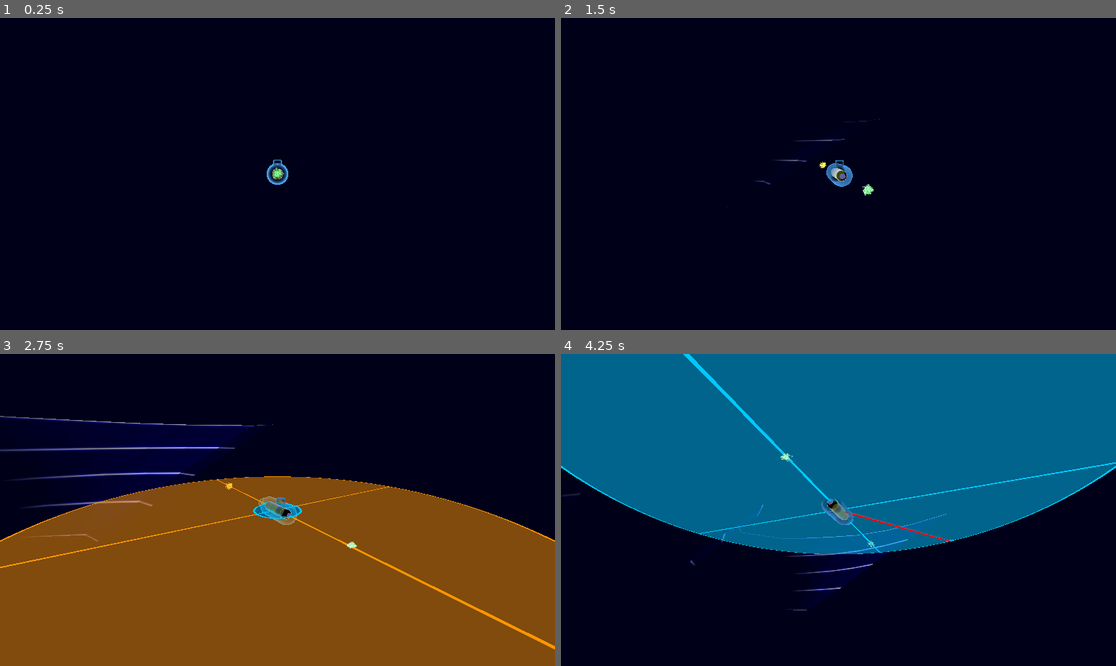
Above: before the commit, frames 1-4 (two rows, left to right).
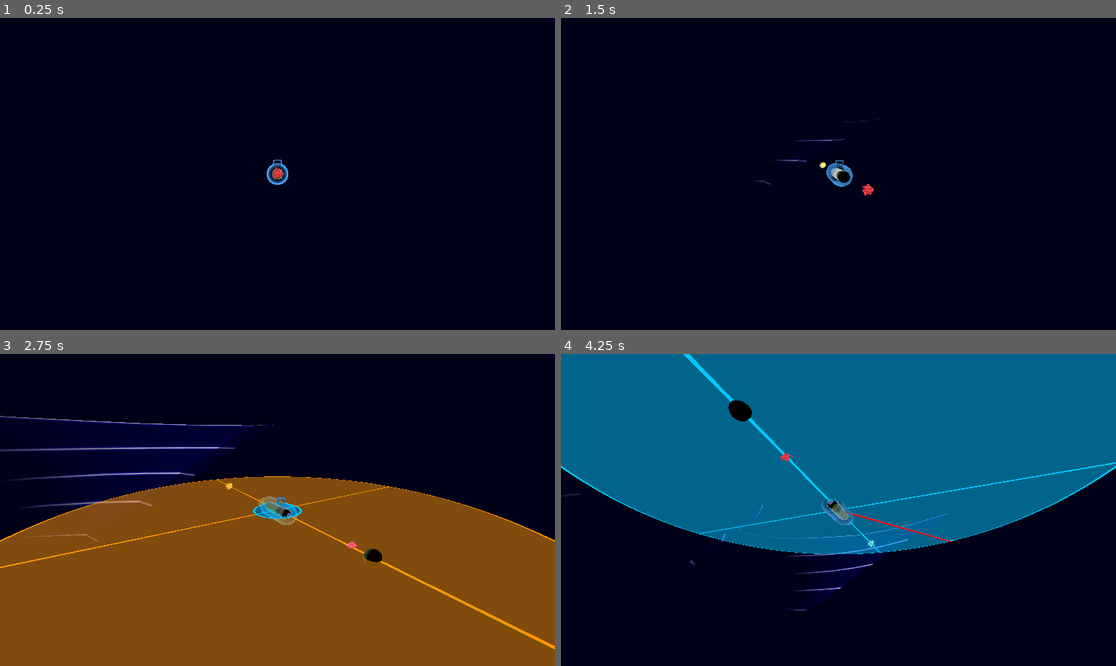
Above: after the commit, the same moments.

Repository: squirrelsoftcompany/LD57
Game: Godot game, scene res://Scenes/collisions_Test_Debug.tscn
The game is run twice, just before and just after one commit, with the same random seed, the same clock (stepped at 60 frames per second) and the same inputs. This scene is started directly instead of the project's main scene.
Inputs (mouse positions are in pixels of both pictures, inside the frame that each line leads up to):
- Up to frame 1 (0.25 s): no input
- Up to frame 2 (1.5 s): tap Enter at 0.5 s; move the mouse to (960, 158) at 0.52 s; hold Right (av_forward) 0.53-1.25 s; hold Space (mi_launch, bound only after the commit) 0.53-1.25 s; click (960, 158) at 0.67 s; drag from (727, 189) to (810, 236) at 1.27 s
- Up to frame 3 (2.75 s): move the mouse to (333, 441) at 2.02 s; hold Right (av_forward) from 2.03 s (still down); hold M (mi_toggle) from 2.03 s (still down); tap Space (mi_launch, bound only after the commit) at 2.3 s
- Up to frame 4 (4.25 s): release Right (av_forward) at 2.75 s; release M (mi_toggle) at 2.75 s; drag from (810, 572) to (672, 463) at 2.77 s; move the mouse to (1005, 556) at 3.52 s; hold Left (av_back) from 3.53 s (still down); hold Space (mi_launch, bound only after the commit) from 3.53 s (still down)

The runs differ from the first frame. In frame 1, less than 0.1% of the frame differs, in the area x 49-52%, y 47-52%; in frame 2, 0.1%; in frame 3, 0.1%; in frame 4, 0.3%, in the area x 30-57%, y 14-62%.

Commit message:
Add beacons and beacon launch. Creation of specifics shader files for some meshs

Diff:
--- /dev/null
+++ b/Material/Shader/beacon.tres
@@ -0,0 +1,27 @@
+[gd_resource type="VisualShader" load_steps=2 format=3 uid="uid://dj66je24pfai2"]
+
+[sub_resource type="VisualShaderNodeColorConstant" id="VisualShaderNodeColorConstant_g2p2t"]
+constant = Color(0.0710127, 0.253906, 0.091196, 1)
+
+[resource]
+code = "shader_type spatial;
+render_mode blend_mix, depth_draw_opaque, cull_back, diffuse_lambert, specular_schlick_ggx;
+
+
+
+
+void fragment() {
+// ColorConstant:2
+	vec4 n_out2p0 = vec4(0.071013, 0.253906, 0.091196, 1.000000);
+
+
+// Output:0
+	ALBEDO = vec3(n_out2p0.xyz);
+
+
+}
+"
+graph_offset = Vector2(-516.19, -108.47)
+nodes/fragment/2/node = SubResource("VisualShaderNodeColorConstant_g2p2t")
+nodes/fragment/2/position = Vector2(-60, 180)
+nodes/fragment/connections = PackedInt32Array(2, 0, 0, 0)
--- a/Material/Shader/sonar_return.tres
+++ b/Material/Shader/sonar_return.tres
@@ -313,7 +313,6 @@
 	var_cam_dir_world = vec3(0.0);
 }
 "
-graph_offset = Vector2(-400.383, -119.487)
 modes/blend = 1
 modes/specular = 1
 varyings/sdf_altitude_lines = "1,0"
--- /dev/null
+++ b/Material/beacon.tres
@@ -0,0 +1,7 @@
+[gd_resource type="ShaderMaterial" load_steps=2 format=3 uid="uid://dnkb66whei130"]
+
+[ext_resource type="Shader" uid="uid://dj66je24pfai2" path="res://Material/Shader/beacon.tres" id="1_yosln"]
+
+[resource]
+render_priority = 0
+shader = ExtResource("1_yosln")
--- /dev/null
+++ b/Material/energy.tres
@@ -0,0 +1,9 @@
+[gd_resource type="ShaderMaterial" load_steps=2 format=3 uid="uid://bmuf4evonw7m0"]
+
+[ext_resource type="Shader" uid="uid://cqkdq301fceow" path="res://Shaders/mine.tres" id="1_w5jgy"]
+
+[resource]
+render_priority = 0
+shader = ExtResource("1_w5jgy")
+shader_parameter/DistortionVector = Vector3(1, 1, 1)
+shader_parameter/ColorParameter = Color(0.882813, 0.857124, 0.197786, 1)
--- /dev/null
+++ b/Material/fishs.tres
@@ -0,0 +1,9 @@
+[gd_resource type="ShaderMaterial" load_steps=2 format=3 uid="uid://djnjvaelugxea"]
+
+[ext_resource type="Shader" uid="uid://cqkdq301fceow" path="res://Shaders/mine.tres" id="1_b0tl6"]
+
+[resource]
+render_priority = 0
+shader = ExtResource("1_b0tl6")
+shader_parameter/DistortionVector = Vector3(0, 0, 0)
+shader_parameter/ColorParameter = Color(0.191009, 0.272081, 0.804688, 1)
--- /dev/null
+++ b/Material/mine.tres
@@ -0,0 +1,9 @@
+[gd_resource type="ShaderMaterial" load_steps=2 format=3 uid="uid://canc04kko8af6"]
+
+[ext_resource type="Shader" uid="uid://cqkdq301fceow" path="res://Shaders/mine.tres" id="1_ise64"]
+
+[resource]
+render_priority = 0
+shader = ExtResource("1_ise64")
+shader_parameter/DistortionVector = Vector3(0, 2, 0)
+shader_parameter/ColorParameter = Color(0.804688, 0.162344, 0.198384, 1)
--- a/Material/objects.tres
+++ /dev/null
@@ -1,9 +0,0 @@
-[gd_resource type="ShaderMaterial" load_steps=2 format=3 uid="uid://djnjvaelugxea"]
-
-[ext_resource type="Shader" uid="uid://cqkdq301fceow" path="res://Shaders/mine.tres" id="1_kb25i"]
-
-[resource]
-render_priority = 0
-shader = ExtResource("1_kb25i")
-shader_parameter/DistortionVector = Vector3(1, 1, 1)
-shader_parameter/ColorParameter = Color(0.334572, 0.875, 0.376862, 1)
--- a/Scenes/Energy/energyZone.tscn
+++ b/Scenes/Energy/energyZone.tscn
@@ -1,18 +1,12 @@
-[gd_scene load_steps=9 format=3 uid="uid://cao25obr6us7l"]
+[gd_scene load_steps=8 format=3 uid="uid://cao25obr6us7l"]
 
 [ext_resource type="Script" uid="uid://bsra1b6fvbne8" path="res://Scripts/Energy/energyZone.gd" id="1_7nu2g"]
-[ext_resource type="Shader" uid="uid://cqkdq301fceow" path="res://Shaders/mine.tres" id="2_sx2dy"]
+[ext_resource type="Material" uid="uid://bmuf4evonw7m0" path="res://Material/energy.tres" id="2_sx2dy"]
 [ext_resource type="Script" uid="uid://dfkgrkkemn2lq" path="res://Scripts/Foes/foes_visu.gd" id="3_kevkx"]
 [ext_resource type="AudioStream" uid="uid://be7fgbfpeh3ha" path="res://SFX/Energy.mp3" id="4_sx2dy"]
 
-[sub_resource type="ShaderMaterial" id="ShaderMaterial_xbil8"]
-render_priority = 0
-shader = ExtResource("2_sx2dy")
-shader_parameter/DistortionVector = Vector3(2, 2, 2)
-shader_parameter/ColorParameter = Color(0.793685, 0.804688, 0.143396, 1)
-
 [sub_resource type="BoxMesh" id="BoxMesh_qtsk4"]
-material = SubResource("ShaderMaterial_xbil8")
+material = ExtResource("2_sx2dy")
 
 [sub_resource type="MultiMesh" id="MultiMesh_7cwmi"]
 transform_format = 1
--- a/Scenes/Foes/fishs.tscn
+++ b/Scenes/Foes/fishs.tscn
@@ -1,7 +1,7 @@
-[gd_scene load_steps=10 format=3 uid="uid://b7os2ay0p0dab"]
+[gd_scene load_steps=9 format=3 uid="uid://b7os2ay0p0dab"]
 
 [ext_resource type="Script" uid="uid://bj75nnhvkk4xg" path="res://Scripts/Foes/fishs.gd" id="1_8oyus"]
-[ext_resource type="Shader" uid="uid://cqkdq301fceow" path="res://Shaders/mine.tres" id="1_j3ulx"]
+[ext_resource type="Material" uid="uid://djnjvaelugxea" path="res://Material/fishs.tres" id="2_3unq2"]
 [ext_resource type="Script" uid="uid://dfkgrkkemn2lq" path="res://Scripts/Foes/foes_visu.gd" id="2_8oyus"]
 
 [sub_resource type="Curve3D" id="Curve3D_3unq2"]
@@ -13,14 +13,8 @@
 
 [sub_resource type="SphereShape3D" id="SphereShape3D_3unq2"]
 
-[sub_resource type="ShaderMaterial" id="ShaderMaterial_jvt65"]
-render_priority = 0
-shader = ExtResource("1_j3ulx")
-shader_parameter/DistortionVector = Vector3(1, 1, 1)
-shader_parameter/ColorParameter = Color(0.31933, 0.339817, 0.753906, 1)
-
 [sub_resource type="BoxMesh" id="BoxMesh_auc4j"]
-material = SubResource("ShaderMaterial_jvt65")
+material = ExtResource("2_3unq2")
 
 [sub_resource type="MultiMesh" id="MultiMesh_mwvl2"]
 transform_format = 1
--- a/Scenes/Foes/mine.tscn
+++ b/Scenes/Foes/mine.tscn
@@ -2,7 +2,7 @@
 
 [ext_resource type="Script" uid="uid://bvrge511tdlao" path="res://Scripts/Foes/mine.gd" id="1_qtsk4"]
 [ext_resource type="Script" uid="uid://dfkgrkkemn2lq" path="res://Scripts/Foes/foes_visu.gd" id="1_tyfw0"]
-[ext_resource type="Material" uid="uid://djnjvaelugxea" path="res://Material/objects.tres" id="2_1rt2h"]
+[ext_resource type="Material" uid="uid://canc04kko8af6" path="res://Material/mine.tres" id="2_1rt2h"]
 [ext_resource type="AudioStream" uid="uid://l4a5jgkmlffj" path="res://SFX/Explosion.mp3" id="4_1rt2h"]
 
 [sub_resource type="BoxMesh" id="BoxMesh_sw1bi"]
--- a/Scenes/beacon.tscn
+++ b/Scenes/beacon.tscn
@@ -1,30 +1,38 @@
-[gd_scene load_steps=7 format=3 uid="uid://wbh2ygobh5qw"]
+[gd_scene load_steps=9 format=3 uid="uid://wbh2ygobh5qw"]
 
-[ext_resource type="Material" uid="uid://djnjvaelugxea" path="res://Material/objects.tres" id="1_x0u1c"]
-[ext_resource type="Script" uid="uid://dfkgrkkemn2lq" path="res://Scripts/Foes/foes_visu.gd" id="2_q0lr3"]
+[ext_resource type="Script" uid="uid://bn41p57iyfsnc" path="res://Scripts/beacon.gd" id="1_q0lr3"]
+[ext_resource type="Material" uid="uid://dnkb66whei130" path="res://Material/beacon.tres" id="2_m62sl"]
 [ext_resource type="AudioStream" uid="uid://dcsab8fh063bq" path="res://SFX/Beacon_launch.mp3" id="3_m62sl"]
-
-[sub_resource type="SphereMesh" id="SphereMesh_q0lr3"]
-material = ExtResource("1_x0u1c")
-
-[sub_resource type="MultiMesh" id="MultiMesh_y73ge"]
-transform_format = 1
-instance_count = 1
-mesh = SubResource("SphereMesh_q0lr3")
-buffer = PackedFloat32Array(-221426, 8.29569e-43, -222399, 8.29569e-43, -227872, 8.29569e-43, -227651, 8.29569e-43, -228049, 8.29569e-43, -228005, 8.29569e-43)
+[ext_resource type="Shader" uid="uid://dxtkql3acyfdt" path="res://Shaders/beacon_area.tres" id="3_q0lr3"]
 
 [sub_resource type="SphereShape3D" id="SphereShape3D_xx8nj"]
 
-[node name="Beacon" type="Node3D"]
+[sub_resource type="SphereMesh" id="SphereMesh_m62sl"]
+material = ExtResource("2_m62sl")
 
-[node name="MultiMeshInstance3D" type="MultiMeshInstance3D" parent="."]
-cast_shadow = 0
-multimesh = SubResource("MultiMesh_y73ge")
-script = ExtResource("2_q0lr3")
-cube_count = 1
-cluster_radius = 0.0
+[sub_resource type="ShaderMaterial" id="ShaderMaterial_m62sl"]
+render_priority = 40
+shader = ExtResource("3_q0lr3")
 
-[node name="Area3D" type="Area3D" parent="." groups=["Mine"]]
+[sub_resource type="SphereMesh" id="SphereMesh_gqavp"]
+material = SubResource("ShaderMaterial_m62sl")
+
+[node name="Beacon" type="RigidBody3D"]
+mass = 10.0
+linear_damp = 1.0
+script = ExtResource("1_q0lr3")
+
+[node name="CollisionShape3D" type="CollisionShape3D" parent="."]
+shape = SubResource("SphereShape3D_xx8nj")
+
+[node name="MeshInstance3D" type="MeshInstance3D" parent="."]
+mesh = SubResource("SphereMesh_m62sl")
+
+[node name="MeshInstance3D" type="MeshInstance3D" parent="MeshInstance3D"]
+transform = Transform3D(10, 0, 0, 0, 10, 0, 0, 0, 10, 0, 0, 0)
+mesh = SubResource("SphereMesh_gqavp")
+
+[node name="Area3D" type="Area3D" parent="." groups=["Beacon"]]
 
 [node name="CollisionShape3D" type="CollisionShape3D" parent="Area3D"]
 shape = SubResource("SphereShape3D_xx8nj")
@@ -32,4 +40,3 @@
 [node name="BeaconSound" type="AudioStreamPlayer" parent="."]
 stream = ExtResource("3_m62sl")
 volume_db = -9.0
-bus = &"SFX"
--- a/Scenes/collisions_Test_Debug.tscn
+++ b/Scenes/collisions_Test_Debug.tscn
@@ -3,7 +3,7 @@
 [ext_resource type="Script" uid="uid://c7ga8q35vtvdu" path="res://Scripts/player.gd" id="2_hpmha"]
 [ext_resource type="PackedScene" uid="uid://dqbw1tiffrucc" path="res://Scenes/submarine.tscn" id="3_jxywu"]
 [ext_resource type="Script" uid="uid://bcblre3d3gb7m" path="res://addons/orbit_camera/orbit_camera.gd" id="4_5ahhx"]
-[ext_resource type="PackedScene" uid="uid://cyic6ghoa0be8" path="res://Scenes/moving_interaction.tscn" id="5_nntnt"]
+[ext_resource type="PackedScene" uid="uid://cyic6ghoa0be8" path="res://Scenes/IngameUI/moving_interaction.tscn" id="5_nntnt"]
 [ext_resource type="PackedScene" uid="uid://cavo4y7twdfwx" path="res://Scenes/world_environment.tscn" id="6_qojcl"]
 [ext_resource type="PackedScene" uid="uid://cr6h145xeg0sk" path="res://Scenes/Foes/mine.tscn" id="7_laals"]
 [ext_resource type="PackedScene" uid="uid://cao25obr6us7l" path="res://Scenes/Energy/energyZone.tscn" id="8_hyyws"]
--- /dev/null
+++ b/Scripts/beacon.gd
@@ -0,0 +1,6 @@
+extends Node3D
+
+@onready var beacon_sound = $BeaconSound
+
+func _ready() -> void:
+	beacon_sound.play()
--- a/Scripts/player.gd
+++ b/Scripts/player.gd
@@ -3,12 +3,16 @@
 
 @export var speed := 10.0 # m/s
 @export var angular_speed := 20 # deg/s
-
+@export var launch_max_charge := 20
+@export var launch_speed := 20
+@export var beacon_scene_path: String = "res://Scenes/beacon.tscn"
 
 @onready var _moving_interaction : MovingInteraction = $MovingInteraction
 
 
 var _selecting_movement := false
+var _launch_is_charging := false
+var _launch_charge_power := 0.0
 
 
 func _ready() -> void:
@@ -47,6 +51,18 @@
 	tween.tween_callback(func (): GlobalEventHolder.emit_signal("player_finish_moving", final_position, $Submarine.rotation))
 
 
+func _process(_delta: float) -> void:
+	if Input.is_action_pressed("mi_launch"):
+		_launch_is_charging = true
+		if _launch_charge_power < launch_max_charge:
+			_launch_charge_power += _delta
+	else:
+		if _launch_is_charging:
+			launch_beacon(_launch_charge_power)
+			_launch_is_charging = false
+			_launch_charge_power = 0.0
+	pass
+
 func _on_player_navigate_archive(_idx: int, tp: Archive.TimePoint) -> void:
 	global_position = tp.player_position
 	$Submarine.global_rotation = tp.player_rotation
@@ -72,3 +88,14 @@
 func _finish_selecting_movement() -> void:
 	_moving_interaction.visible = false
 	_selecting_movement = false
+
+func launch_beacon(power : float) -> void:
+	# Load beacon scene and create instancew
+	var beacon_scene = load(beacon_scene_path)
+	var beacon_instance = beacon_scene.instantiate()
+	get_parent().add_child(beacon_instance)
+	beacon_instance.global_transform.origin = global_transform.origin
+	var total_force = (power * launch_speed)
+	var direction = $Submarine.global_transform.basis.z.normalized()
+	beacon_instance.apply_central_impulse(direction * total_force)
+	return
--- /dev/null
+++ b/Shaders/beacon_area.tres
@@ -0,0 +1,285 @@
+[gd_resource type="VisualShader" load_steps=38 format=3 uid="uid://dxtkql3acyfdt"]
+
+[sub_resource type="VisualShaderNodeVectorFunc" id="VisualShaderNodeVectorFunc_bbbir"]
+output_port_for_preview = 0
+default_input_values = [0, Vector2(0, 0)]
+op_type = 0
+function = 4
+
+[sub_resource type="VisualShaderNodeVectorOp" id="VisualShaderNodeVectorOp_e58b3"]
+output_port_for_preview = 0
+default_input_values = [0, Vector2(0, 0), 1, Vector2(0, 0)]
+op_type = 0
+operator = 1
+
+[sub_resource type="VisualShaderNodeVec2Constant" id="VisualShaderNodeVec2Constant_onmgi"]
+output_port_for_preview = 0
+constant = Vector2(0.5, 0.5)
+
+[sub_resource type="VisualShaderNodeVectorFunc" id="VisualShaderNodeVectorFunc_63xex"]
+output_port_for_preview = 0
+default_input_values = [0, Vector2(0, 0)]
+expanded_output_ports = [0]
+op_type = 0
+function = 4
+
+[sub_resource type="VisualShaderNodeVectorLen" id="VisualShaderNodeVectorLen_4qiy3"]
+output_port_for_preview = 0
+default_input_values = [0, Vector2(0, 0)]
+op_type = 0
+
+[sub_resource type="VisualShaderNodeFloatOp" id="VisualShaderNodeFloatOp_bbbir"]
+output_port_for_preview = 0
+default_input_values = [0, 0.0, 1, 1.5]
+operator = 2
+
+[sub_resource type="VisualShaderNodeInput" id="VisualShaderNodeInput_4qiy3"]
+input_name = "time"
+
+[sub_resource type="VisualShaderNodeFloatFunc" id="VisualShaderNodeFloatFunc_bbbir"]
+output_port_for_preview = 0
+function = 0
+
+[sub_resource type="VisualShaderNodeColorConstant" id="VisualShaderNodeColorConstant_4qiy3"]
+expanded_output_ports = [0]
+constant = Color(0.114258, 0.8125, 0.194205, 1)
+
+[sub_resource type="VisualShaderNodeFloatOp" id="VisualShaderNodeFloatOp_4qiy3"]
+output_port_for_preview = 0
+default_input_values = [0, 1.0, 1, 0.8]
+operator = 2
+
+[sub_resource type="VisualShaderNodeVectorOp" id="VisualShaderNodeVectorOp_onmgi"]
+output_port_for_preview = 0
+default_input_values = [0, Vector2(0, 0), 1, Vector2(-2, -2)]
+expanded_output_ports = [0]
+op_type = 0
+operator = 2
+
+[sub_resource type="VisualShaderNodeInput" id="VisualShaderNodeInput_63xex"]
+expanded_output_ports = [0]
+input_name = "viewport_size"
+
+[sub_resource type="VisualShaderNodeFloatOp" id="VisualShaderNodeFloatOp_onmgi"]
+operator = 3
+
+[sub_resource type="VisualShaderNodeFloatOp" id="VisualShaderNodeFloatOp_60qvp"]
+default_input_values = [0, 0.0, 1, 1.0]
+operator = 2
+
+[sub_resource type="VisualShaderNodeFloatOp" id="VisualShaderNodeFloatOp_pjnvt"]
+default_input_values = [0, 0.0, 1, 1.0]
+operator = 2
+
+[sub_resource type="VisualShaderNodeVectorCompose" id="VisualShaderNodeVectorCompose_6g4vm"]
+output_port_for_preview = 0
+op_type = 0
+
+[sub_resource type="VisualShaderNodeFloatOp" id="VisualShaderNodeFloatOp_63xex"]
+default_input_values = [0, 0.0, 1, 1.0]
+operator = 1
+
+[sub_resource type="VisualShaderNodeFloatFunc" id="VisualShaderNodeFloatFunc_60qvp"]
+output_port_for_preview = 0
+function = 12
+
+[sub_resource type="VisualShaderNodeFloatOp" id="VisualShaderNodeFloatOp_4yqya"]
+output_port_for_preview = 0
+default_input_values = [0, 0.0, 1, 0.4]
+operator = 6
+
+[sub_resource type="VisualShaderNodeFloatOp" id="VisualShaderNodeFloatOp_6g4vm"]
+output_port_for_preview = 0
+operator = 1
+
+[sub_resource type="VisualShaderNodeCompare" id="VisualShaderNodeCompare_3i3bo"]
+default_input_values = [0, 0.0, 1, 1.0, 2, 1e-05]
+function = 2
+
+[sub_resource type="VisualShaderNodeSwitch" id="VisualShaderNodeSwitch_4yqya"]
+
+[sub_resource type="VisualShaderNodeInput" id="VisualShaderNodeInput_bu8fi"]
+output_port_for_preview = 0
+input_name = "screen_uv"
+
+[sub_resource type="VisualShaderNodeInput" id="VisualShaderNodeInput_bbbir"]
+input_name = "camera_position_world"
+
+[sub_resource type="VisualShaderNodeInput" id="VisualShaderNodeInput_e58b3"]
+input_name = "node_position_world"
+
+[sub_resource type="VisualShaderNodeVectorDistance" id="VisualShaderNodeVectorDistance_onmgi"]
+
+[sub_resource type="VisualShaderNodeFloatOp" id="VisualShaderNodeFloatOp_3i3bo"]
+output_port_for_preview = 0
+default_input_values = [0, 0.0, 1, 1.0]
+operator = 3
+
+[sub_resource type="VisualShaderNodeFloatConstant" id="VisualShaderNodeFloatConstant_4qiy3"]
+constant = 100.0
+
+[sub_resource type="VisualShaderNodeFloatOp" id="VisualShaderNodeFloatOp_gyk41"]
+default_input_values = [0, 0.0, 1, 2.0]
+operator = 3
+
+[sub_resource type="VisualShaderNodeFloatConstant" id="VisualShaderNodeFloatConstant_vmxb8"]
+constant = 10.0
+
+[sub_resource type="VisualShaderNodeFloatOp" id="VisualShaderNodeFloatOp_pl7sv"]
+operator = 7
+
+[sub_resource type="VisualShaderNodeFloatOp" id="VisualShaderNodeFloatOp_pu8vx"]
+operator = 6
+
+[sub_resource type="VisualShaderNodeFloatOp" id="VisualShaderNodeFloatOp_2kxie"]
+operator = 2
+
+[sub_resource type="VisualShaderNodeFloatOp" id="VisualShaderNodeFloatOp_vmxb8"]
+default_input_values = [0, 0.0, 1, 2.0]
+operator = 7
+
+[sub_resource type="VisualShaderNodeFloatOp" id="VisualShaderNodeFloatOp_bu8fi"]
+output_port_for_preview = 0
+default_input_values = [0, 0.0, 1, 0.4]
+operator = 7
+
+[sub_resource type="VisualShaderNodeFloatOp" id="VisualShaderNodeFloatOp_e58b3"]
+default_input_values = [0, 0.0, 1, 0.5]
+
+[sub_resource type="VisualShaderNodeVectorOp" id="VisualShaderNodeVectorOp_bu8fi"]
+output_port_for_preview = 0
+default_input_values = [0, Vector2(0, 0), 1, Vector2(0, 0)]
+op_type = 0
+operator = 2
+
+[resource]
+code = "shader_type spatial;
+render_mode blend_add, depth_draw_opaque, cull_back, diffuse_toon, specular_disabled, shadow_to_opacity;
+
+
+
+
+void fragment() {
+// ColorConstant:2
+	vec4 n_out2p0 = vec4(0.114258, 0.812500, 0.194205, 1.000000);
+
+
+// Input:17
+	float n_out17p0 = TIME;
+
+
+// FloatFunc:18
+	float n_out18p0 = sin(n_out17p0);
+
+
+// FloatOp:56
+	float n_in56p1 = 0.50000;
+	float n_out56p0 = n_out18p0 + n_in56p1;
+
+
+// FloatOp:35
+	float n_in35p1 = 0.40000;
+	float n_out35p0 = max(n_out56p0, n_in35p1);
+
+
+// VectorOp:9
+	vec2 n_out9p0 = vec2(n_out2p0.xy) * vec2(n_out35p0);
+
+
+// FloatOp:20
+	float n_in20p0 = 1.00000;
+	float n_out20p0 = n_in20p0 * n_out56p0;
+
+
+// FloatOp:54
+	float n_in54p1 = 0.40000;
+	float n_out54p0 = min(n_out20p0, n_in54p1);
+
+
+// Output:0
+	ALBEDO = vec3(n_out9p0, 0.0);
+	ALPHA = n_out54p0;
+
+
+}
+"
+modes/blend = 1
+modes/diffuse = 3
+modes/specular = 2
+flags/shadow_to_opacity = true
+nodes/fragment/0/position = Vector2(440, 100)
+nodes/fragment/2/node = SubResource("VisualShaderNodeColorConstant_4qiy3")
+nodes/fragment/2/position = Vector2(-400, -40)
+nodes/fragment/4/node = SubResource("VisualShaderNodeInput_bu8fi")
+nodes/fragment/4/position = Vector2(-5480, -700)
+nodes/fragment/9/node = SubResource("VisualShaderNodeVectorOp_bu8fi")
+nodes/fragment/9/position = Vector2(20, 180)
+nodes/fragment/11/node = SubResource("VisualShaderNodeVectorFunc_bbbir")
+nodes/fragment/11/position = Vector2(-5040, -740)
+nodes/fragment/12/node = SubResource("VisualShaderNodeVectorOp_e58b3")
+nodes/fragment/12/position = Vector2(-4780, -740)
+nodes/fragment/13/node = SubResource("VisualShaderNodeVec2Constant_onmgi")
+nodes/fragment/13/position = Vector2(-5040, -360)
+nodes/fragment/14/node = SubResource("VisualShaderNodeVectorFunc_63xex")
+nodes/fragment/14/position = Vector2(-4540, -740)
+nodes/fragment/15/node = SubResource("VisualShaderNodeVectorLen_4qiy3")
+nodes/fragment/15/position = Vector2(-3560, -100)
+nodes/fragment/16/node = SubResource("VisualShaderNodeFloatOp_bbbir")
+nodes/fragment/16/position = Vector2(-1740, 300)
+nodes/fragment/17/node = SubResource("VisualShaderNodeInput_4qiy3")
+nodes/fragment/17/position = Vector2(-1900, 1020)
+nodes/fragment/18/node = SubResource("VisualShaderNodeFloatFunc_bbbir")
+nodes/fragment/18/position = Vector2(-1460, 1080)
+nodes/fragment/20/node = SubResource("VisualShaderNodeFloatOp_4qiy3")
+nodes/fragment/20/position = Vector2(-640, 1220)
+nodes/fragment/22/node = SubResource("VisualShaderNodeVectorOp_onmgi")
+nodes/fragment/22/position = Vector2(-4320, -740)
+nodes/fragment/23/node = SubResource("VisualShaderNodeInput_63xex")
+nodes/fragment/23/position = Vector2(-5200, 0)
+nodes/fragment/26/node = SubResource("VisualShaderNodeFloatOp_onmgi")
+nodes/fragment/26/position = Vector2(-4360, -220)
+nodes/fragment/28/node = SubResource("VisualShaderNodeFloatOp_60qvp")
+nodes/fragment/28/position = Vector2(-3860, -720)
+nodes/fragment/29/node = SubResource("VisualShaderNodeFloatOp_pjnvt")
+nodes/fragment/29/position = Vector2(-3840, -480)
+nodes/fragment/30/node = SubResource("VisualShaderNodeVectorCompose_6g4vm")
+nodes/fragment/30/position = Vector2(-3400, -660)
+nodes/fragment/31/node = SubResource("VisualShaderNodeFloatOp_63xex")
+nodes/fragment/31/position = Vector2(-2760, -60)
+nodes/fragment/32/node = SubResource("VisualShaderNodeFloatFunc_60qvp")
+nodes/fragment/32/position = Vector2(-2520, -120)
+nodes/fragment/35/node = SubResource("VisualShaderNodeFloatOp_4yqya")
+nodes/fragment/35/position = Vector2(-420, 420)
+nodes/fragment/37/node = SubResource("VisualShaderNodeFloatOp_6g4vm")
+nodes/fragment/37/position = Vector2(-2260, -200)
+nodes/fragment/38/node = SubResource("VisualShaderNodeCompare_3i3bo")
+nodes/fragment/38/position = Vector2(-3260, -260)
+nodes/fragment/39/node = SubResource("VisualShaderNodeSwitch_4yqya")
+nodes/fragment/39/position = Vector2(-3040, -80)
+nodes/fragment/40/node = SubResource("VisualShaderNodeInput_bbbir")
+nodes/fragment/40/position = Vector2(-5380, 980)
+nodes/fragment/41/node = SubResource("VisualShaderNodeInput_e58b3")
+nodes/fragment/41/position = Vector2(-5380, 1120)
+nodes/fragment/42/node = SubResource("VisualShaderNodeVectorDistance_onmgi")
+nodes/fragment/42/position = Vector2(-4980, 1020)
+nodes/fragment/43/node = SubResource("VisualShaderNodeFloatOp_3i3bo")
+nodes/fragment/43/position = Vector2(-2100, 260)
+nodes/fragment/45/node = SubResource("VisualShaderNodeFloatConstant_4qiy3")
+nodes/fragment/45/position = Vector2(-4960, 1340)
+nodes/fragment/48/node = SubResource("VisualShaderNodeFloatOp_gyk41")
+nodes/fragment/48/position = Vector2(-4140, 1260)
+nodes/fragment/49/node = SubResource("VisualShaderNodeFloatConstant_vmxb8")
+nodes/fragment/49/position = Vector2(-4820, 1460)
+nodes/fragment/50/node = SubResource("VisualShaderNodeFloatOp_pl7sv")
+nodes/fragment/50/position = Vector2(-4760, 1080)
+nodes/fragment/51/node = SubResource("VisualShaderNodeFloatOp_pu8vx")
+nodes/fragment/51/position = Vector2(-4400, 1080)
+nodes/fragment/52/node = SubResource("VisualShaderNodeFloatOp_2kxie")
+nodes/fragment/52/position = Vector2(-3840, 1120)
+nodes/fragment/53/node = SubResource("VisualShaderNodeFloatOp_vmxb8")
+nodes/fragment/53/position = Vector2(-3540, 1140)
+nodes/fragment/54/node = SubResource("VisualShaderNodeFloatOp_bu8fi")
+nodes/fragment/54/position = Vector2(-120, 680)
+nodes/fragment/56/node = SubResource("VisualShaderNodeFloatOp_e58b3")
+nodes/fragment/56/position = Vector2(-940, 720)
+nodes/fragment/connections = PackedInt32Array(2, 0, 9, 0, 11, 0, 12, 0, 13, 0, 12, 1, 23, 1, 26, 0, 23, 2, 26, 1, 12, 0, 14, 0, 14, 0, 22, 0, 30, 0, 15, 0, 22, 2, 29, 0, 22, 1, 28, 0, 4, 0, 11, 0, 26, 0, 28, 1, 31, 0, 32, 0, 9, 0, 0, 0, 32, 0, 37, 0, 29, 0, 30, 1, 38, 0, 39, 0, 28, 0, 30, 0, 15, 0, 38, 0, 15, 0, 39, 2, 40, 0, 42, 0, 41, 0, 42, 1, 39, 0, 31, 0, 37, 0, 43, 0, 43, 0, 16, 0, 42, 0, 50, 0, 50, 0, 51, 0, 49, 0, 51, 1, 45, 0, 50, 1, 51, 0, 52, 0, 48, 0, 52, 1, 45, 0, 48, 1, 49, 0, 48, 0, 52, 0, 53, 0, 53, 0, 43, 1, 35, 0, 9, 1, 54, 0, 0, 1, 20, 0, 54, 0, 17, 0, 18, 0, 18, 0, 56, 0, 56, 0, 35, 0, 56, 0, 20, 1)
--- a/project.godot
+++ b/project.godot
@@ -63,6 +63,11 @@
 "events": [Object(InputEventKey,"resource_local_to_scene":false,"resource_name":"","device":-1,"window_id":0,"alt_press …(192 unchanged characters)…
 ]
 }
+mi_launch={
+"deadzone": 0.2,
+"events": [Object(InputEventKey,"resource_local_to_scene":false,"resource_name":"","device":0,"window_id":0,"alt_pressed":false,"shift_pressed":false,"ctrl_pressed":false,"meta_pressed":false,"pressed":false,"keycode":32,"physical_keycode":0,"key_label":0,"unicode":0,"location":0,"echo":false,"script":null)
+]
+}
 
 [layer_names]
 
@@ -74,6 +79,10 @@
 3d_physics/layer_2="Player"
 3d_physics/layer_3="DamageDealer"
 3d_physics/layer_9="ghost"
+
+[physics]
+
+3d/default_gravity=0.0
 
 [rendering]
 
Not shown, added: Scripts/beacon.gd.uid
